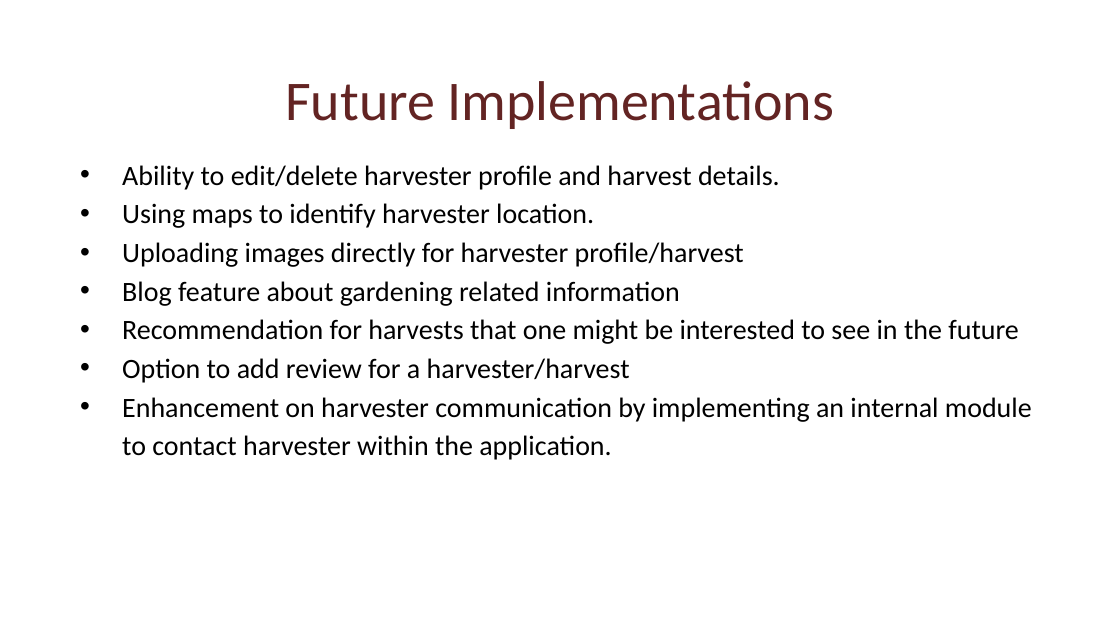
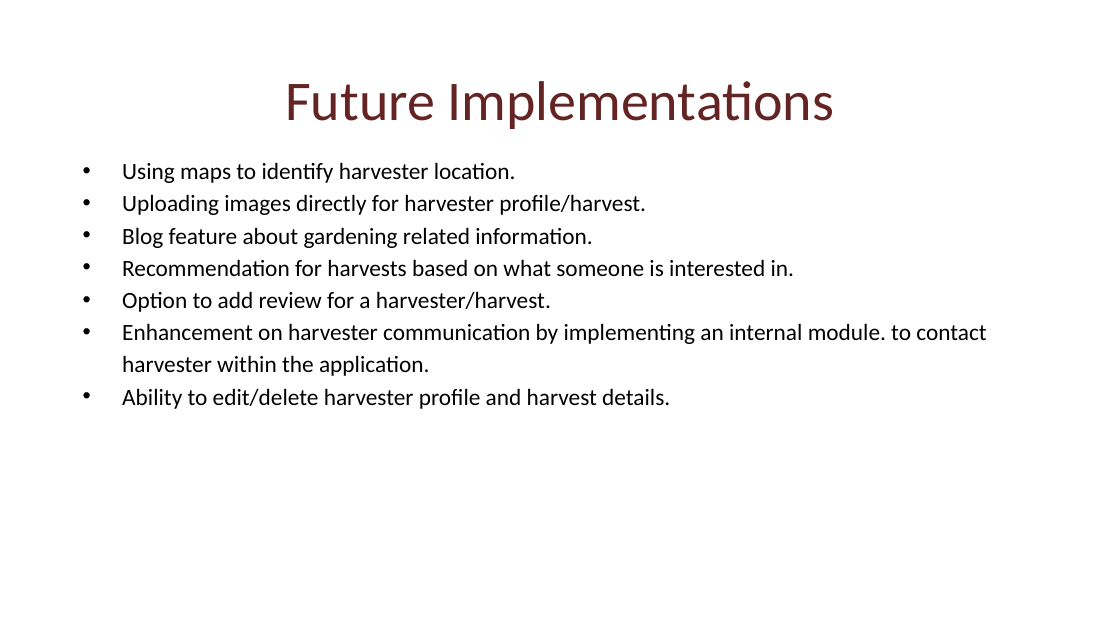
Before and after one commit to botlero/HarvestSwap, a slide deck: slide 7 of HarvestSwap_final/HarvestSwap_Slides.pptx. Drawn at 1120x630 pixels with LibreOffice and Linux fonts; fonts in the diff are those of the drawing; background and template pictures are left out. Boxes give left, top, right and bottom in pixels: in the first picture for what was removed or moved away, otherwise in the second. Text is boxed around its words. In the diff, an @@ line names an element or a change of style, - is before the commit and + after.

```diff
--- a/HarvestSwap_final/HarvestSwap_Slides.pptx
+++ b/HarvestSwap_final/HarvestSwap_Slides.pptx
@@ text at box(122, 162, 986, 376): paragraphs added @@
+• Using maps to identify harvester location.
+• Uploading images directly for harvester profile/harvest.
+• Blog feature about gardening related information.
+• Recommendation for harvests based on what someone is interested in.
+• Option to add review for a harvester/harvest.
+• Enhancement on harvester communication by implementing an internal module. to contact harvester within the application.
@@ text at box(122, 203, 1032, 460): paragraphs removed @@
-• Using maps to identify harvester location.
-• Uploading images directly for harvester profile/harvest
-• Blog feature about gardening related information
-• Recommendation for harvests that one might be interested to see in the future
-• Option to add review for a harvester/harvest
-• Enhancement on harvester communication by implementing an internal module to contact harvester within the application.
@@ text at box(122, 388, 670, 409): size 18 to 15 pt in "Ability to edit/delete harvester profile and harvest ..."; indent changed @@
```
Also in this commit, not shown: 1 other slide changed.
